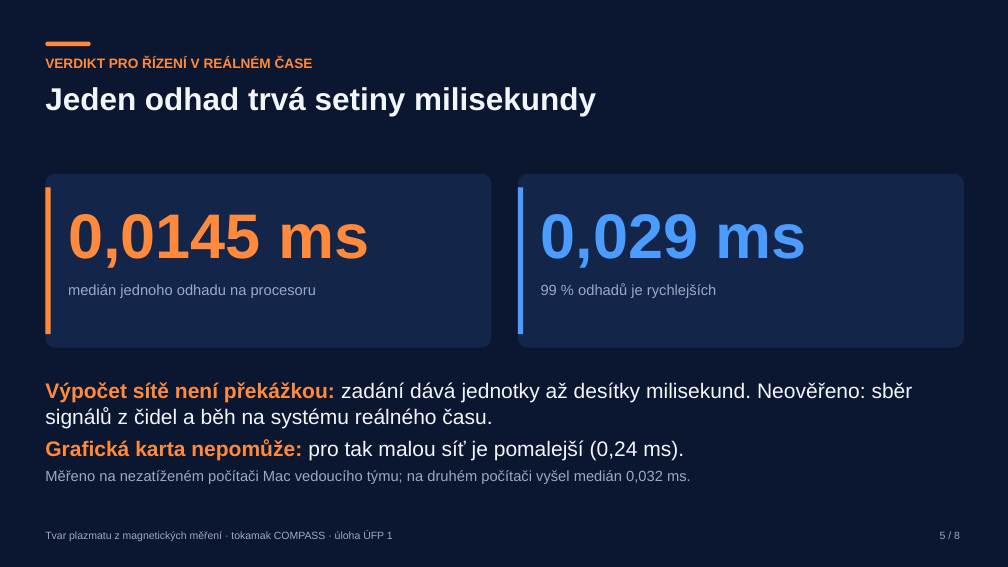
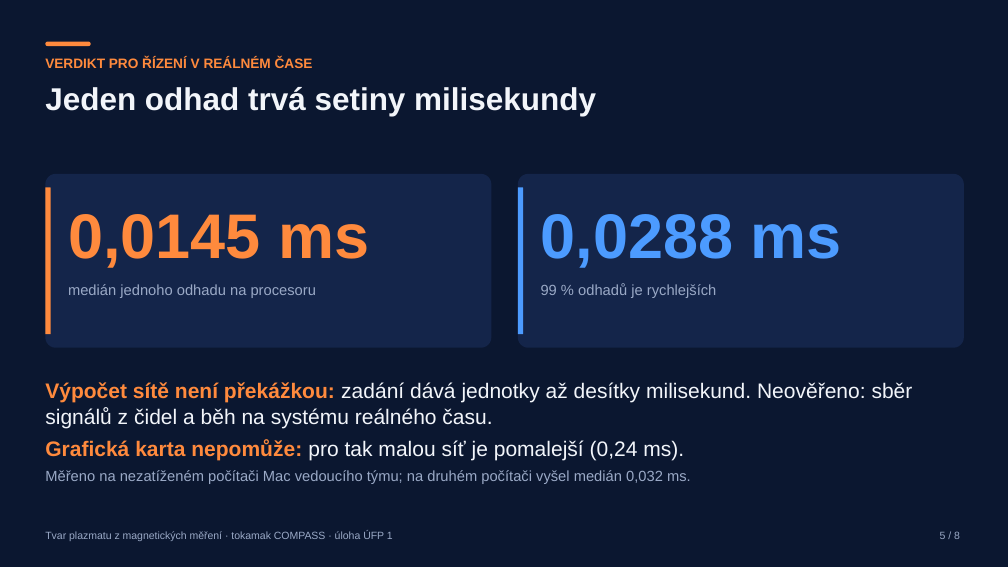
Before and after one commit to mschiller890/hackathon, a slide deck: slide 10 of presentation/deck/slides.pptx (slide 5 before the commit). Drawn at 1008x567 pixels with LibreOffice and Linux fonts; fonts in the diff are those of the drawing; background and template pictures are left out. Boxes give left, top, right and bottom in pixels: in the first picture for what was removed or moved away, otherwise in the second. Text is boxed around its words. In the diff, an @@ line names an element or a change of style, - is before the commit and + after.

```diff
--- a/presentation/deck/slides.pptx
+++ b/presentation/deck/slides.pptx
@@ rectangle added at (0,0,1008,567), fill #0B1730 at 80% opacity @@
@@ text at (541,214,842,268): text changed @@
-0,029 ms
+0,0288 ms
```
Also in this commit, not shown: 4 other slides changed, 5 slides added, 1 other file.
